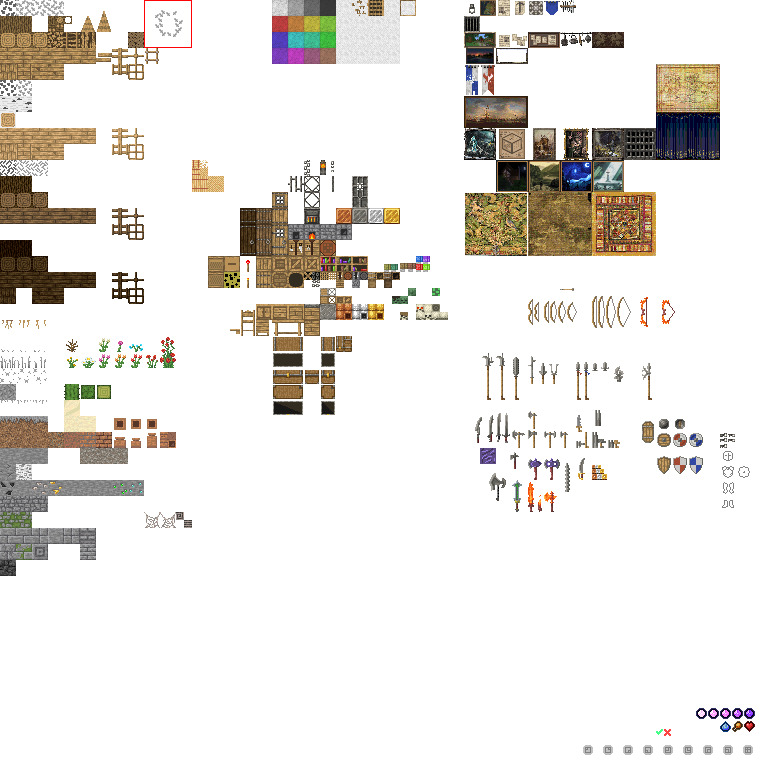
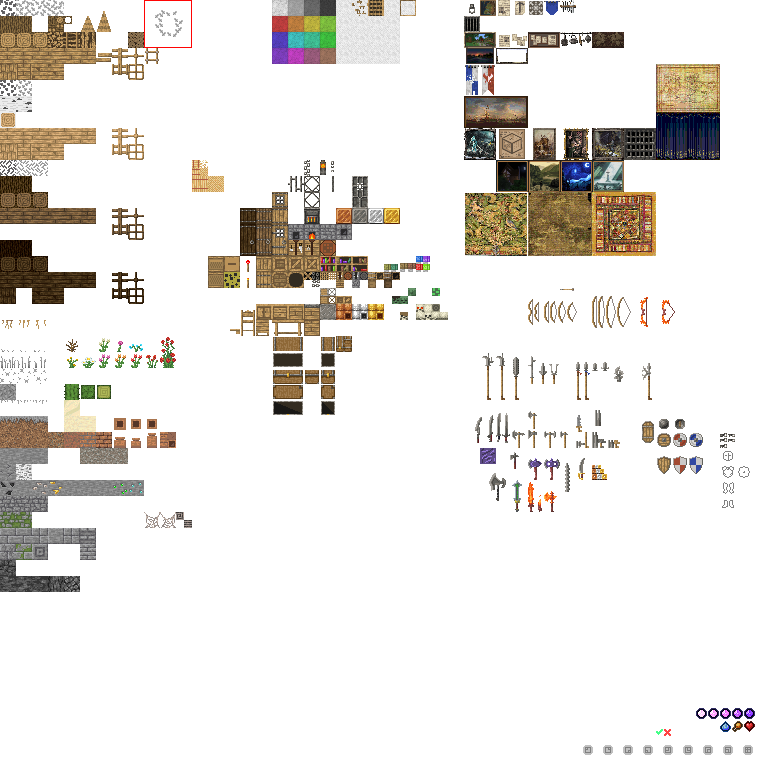
Two versions of the same layered image (768 × 768). Layer-by-layer changes:
painted on "main" over [0, 0, 643, 592]
